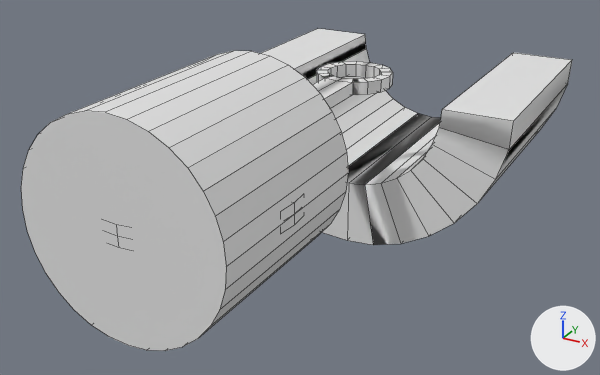
Before and after pictures for a commit that changed the OBJ model assets/engine.obj.
One viewpoint serves both versions: a 50 mm camera at (3.99, -5.33, 2.91) aimed at (-0.16, 2.2, -0.86). Every picture has the same lights, and +X, +Y and +Z are marked at lower right. Mesh edges are drawn as thin lines. Where no turn or scale is listed for an object, it has been applied to the vertices.

Objects in the first picture: 'Engine.001_Cylinder.001', 'Engine.002_Plane.001', 'Engine.003_Cylinder', 'Engine.004_Cylinder.003'.
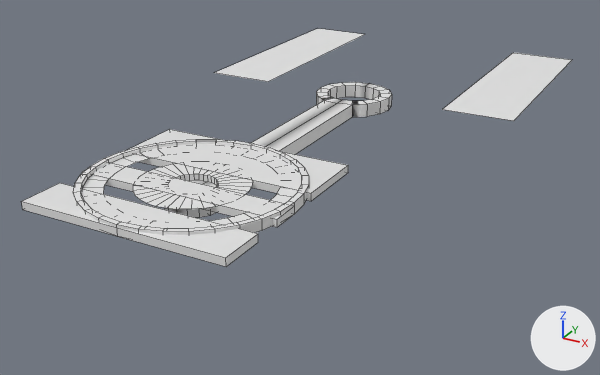
Boxes [x1, y1, x2, y2] around the edits, measured in the pictures (600 x 375 px):
```json
{"object": "Engine.003_Cylinder", "change": "deleted", "before": [21, 51, 348, 351]}
{"object": "Engine.004_Cylinder.003", "change": "reshaped", "before": [261, 29, 572, 245], "after": [215, 29, 572, 121]}
{"object": "Engine.003_Plane", "change": "added", "after": [21, 129, 348, 267]}
{"object": "Engine.001_Cylinder.001", "change": "reshaped", "before": [287, 199, 299, 230], "after": [73, 139, 309, 235]}
{"object": "Engine.002_Plane.001", "change": "reshaped", "before": [313, 61, 393, 108], "after": [165, 82, 392, 218]}
{"part": 1, "of": "me_engine_001_cylinder_001", "change": "cut back", "before": [287, 214, 299, 230], "after": [82, 155, 297, 224]}
{"part": 3, "of": "me_engine_004_cylinder_003", "change": "deleted", "before": [295, 35, 572, 245]}
```

Scene script edits in JSON lines:
```json
{"op": "add", "block": "mat_none", "code": ["mat_none = principled_material('None')", "mat_none.base_color = (0.8, 0.8, 0.8)  # white #e7e7e7", "mat_none.roughness = 0.293"]}
{"block": "me_engine_001_cylinder_001", "where": "# used by ob_engine_001_cylinder_001; location = (0.0, 0.0, 0.0)"}
{"op": "remove", "block": "me_engine_001_cylinder_001", "code": "me_engine_001_cylinder_001.from_pydata(...)  # 320 vertices, 320 faces; spans x -1.0..1.0, y -1.0..1.0, z -0.1..0.1"}
{"op": "add", "block": "me_engine_001_cylinder_001", "code": "me_engine_001_cylinder_001.from_pydata(...)  # 256 vertices, 192 faces; spans x -1.0..1.0, y -1.0..1.0, z 0.0..0.1"}
{"block": "me_engine_001_cylinder_001", "change": "me_engine_001_cylinder_001 part 1"}
{"block": "me_engine_001_cylinder_001", "change": "128 vertices are removed from x -1.0..1.0, y -1.0..1.0, z -0.1..-0.06"}
{"block": "me_engine_001_cylinder_001", "change": "192 faces are deleted"}
{"block": "me_engine_001_cylinder_001", "change": "64 vertices are added at x -0.76..0.76, y -0.76..0.76, z 0.06"}
{"block": "me_engine_001_cylinder_001", "change": "64 new faces join them"}
{"block": "me_engine_002_plane_001", "where": "# used by ob_engine_002_plane_001; location = (0.0, 0.0, 0.0)"}
{"op": "remove", "block": "me_engine_002_plane_001", "code": "me_engine_002_plane_001.from_pydata(...)  # 94 vertices, 101 faces; spans x -0.44..0.44, y -0.26..3.67, z 0.11..0.26"}
{"op": "add", "block": "me_engine_002_plane_001", "code": "me_engine_002_plane_001.from_pydata(...)  # 94 vertices, 101 faces; spans x -0.44..0.44, y -0.26..3.67, z -0.15..0.0"}
{"block": "me_engine_002_plane_001", "change": "me_engine_002_plane_001 part 2: the whole mesh is rebuilt"}
{"block": "me_engine_004_cylinder_003", "where": "# used by ob_engine_004_cylinder_003; location = (0.0, 0.0, 0.0)"}
{"op": "remove", "block": "me_engine_004_cylinder_003", "code": "me_engine_004_cylinder_003.from_pydata(...)  # 68 vertices, 71 faces; spans x -1.92..1.92, y 3.14..5.99, z -1.91..0.0"}
{"op": "add", "block": "me_engine_004_cylinder_003", "code": "me_engine_004_cylinder_003.from_pydata(...)  # 8 vertices, 2 faces; spans x -1.92..1.92, y 3.14..5.99, z 0.0"}
{"block": "me_engine_004_cylinder_003", "change": "me_engine_004_cylinder_003 part 3"}
{"block": "me_engine_004_cylinder_003", "change": "60 vertices are removed from x -1.91..1.91, y 3.14..5.99, z -1.91..-0.22"}
{"block": "me_engine_004_cylinder_003", "change": "69 faces are deleted"}
{"op": "add", "block": "me_engine_003_plane", "code": ["me_engine_003_plane = bpy.data.meshes.new('Engine.003_Plane')", "me_engine_003_plane.from_pydata(...)  # a box spanning x -1.0..1.0, y -1.0..-0.56, z 0.0..0.07; a box spanning x -1.0..1.0, y 0.29..1.0, z 0.0..0.07; a box spanning x -1.0..1.0, y -0.28..0.01, z 0.0..0.07", "me_engine_003_plane.materials.append(mat_none)  # white #e7e7e7"]}
{"op": "remove", "block": "ob_engine_003_cylinder", "code": ["ob_engine_003_cylinder = bpy.data.objects.new('Engine.003_Cylinder', me_engine_003_cylinder)", "ob_engine_003_cylinder.location = (0.0, 0.0, 0.0)"]}
{"op": "add", "block": "ob_engine_003_plane", "code": ["ob_engine_003_plane = bpy.data.objects.new('Engine.003_Plane', me_engine_003_plane)", "ob_engine_003_plane.location = (0.0, 0.0, 0.0)"]}
```
